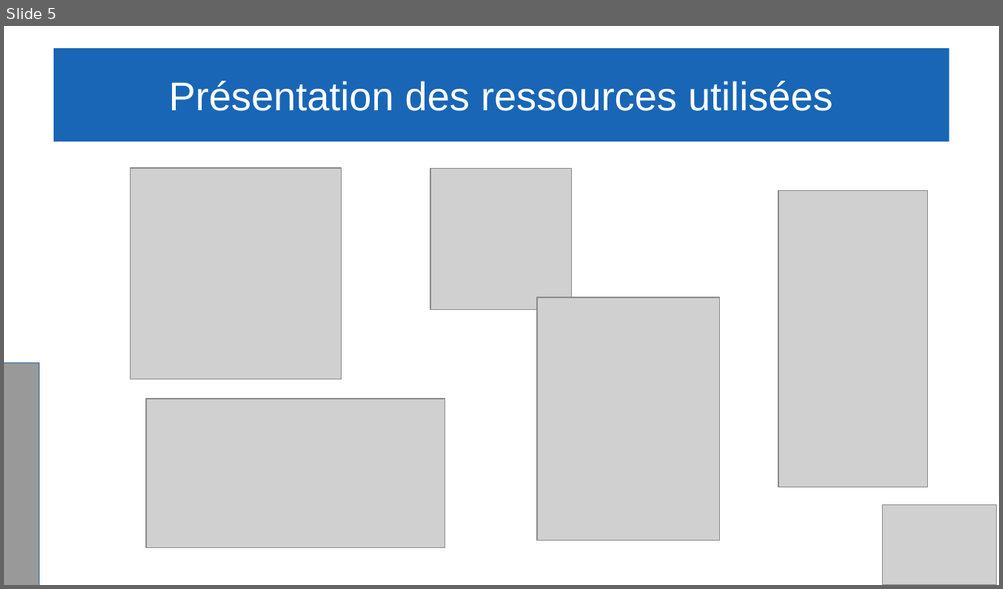
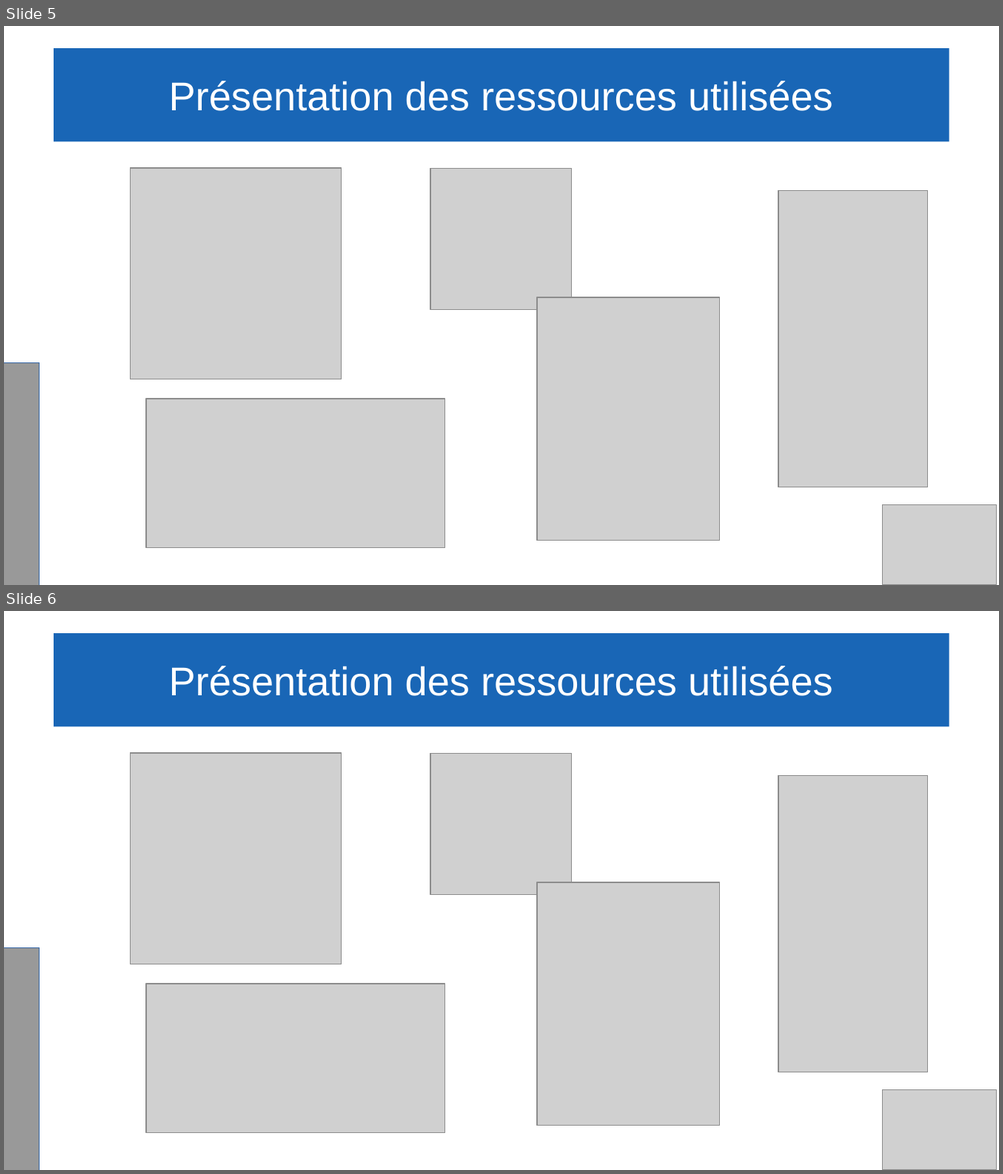
Before and after one commit to Gabin221/Tracking-BLE-documents, a slide deck: Revues/Revues2/Partie commune/presentation_yahya_andrea_gabin.odp. Shown one above the other, each under a label of ours: slide 5 before the commit, slides 5 and 6 after it. The pictures are 1003x589 and 1003x1174 pixels, drawn with LibreOffice and Linux fonts; fonts in the diff are those of the drawing; grey boxes stand for pictures. Boxes give left, top, right and bottom in pixels: in the first picture for what was removed or moved away, otherwise in the second. Text is boxed around its words. In the diff, an @@ line names an element or a change of style, - is before the commit and + after.

```diff
--- a/Revues/Revues2/Partie commune/presentation_yahya_andrea_gabin.odp
+++ b/Revues/Revues2/Partie commune/presentation_yahya_andrea_gabin.odp
@@ slide 6 added at box(4, 611, 999, 1170), background #FFFFFF @@
@@ title added at box(54, 633, 949, 727), fill #1966B6, 32 pt, text #FFFFFF @@
+Présentation des ressources utilisées
@@ picture added at box(131, 752, 341, 964) @@
@@ picture added at box(430, 754, 571, 895) @@
@@ picture added at box(778, 776, 928, 1073) @@
@@ picture added at box(538, 883, 720, 1126) @@
@@ rectangle added at box(4, 948, 40, 1170), fill #999999, outline #3465A4 0 pt @@
@@ picture added at box(145, 984, 444, 1133) @@
@@ picture added at box(882, 1091, 997, 1170) @@
```
